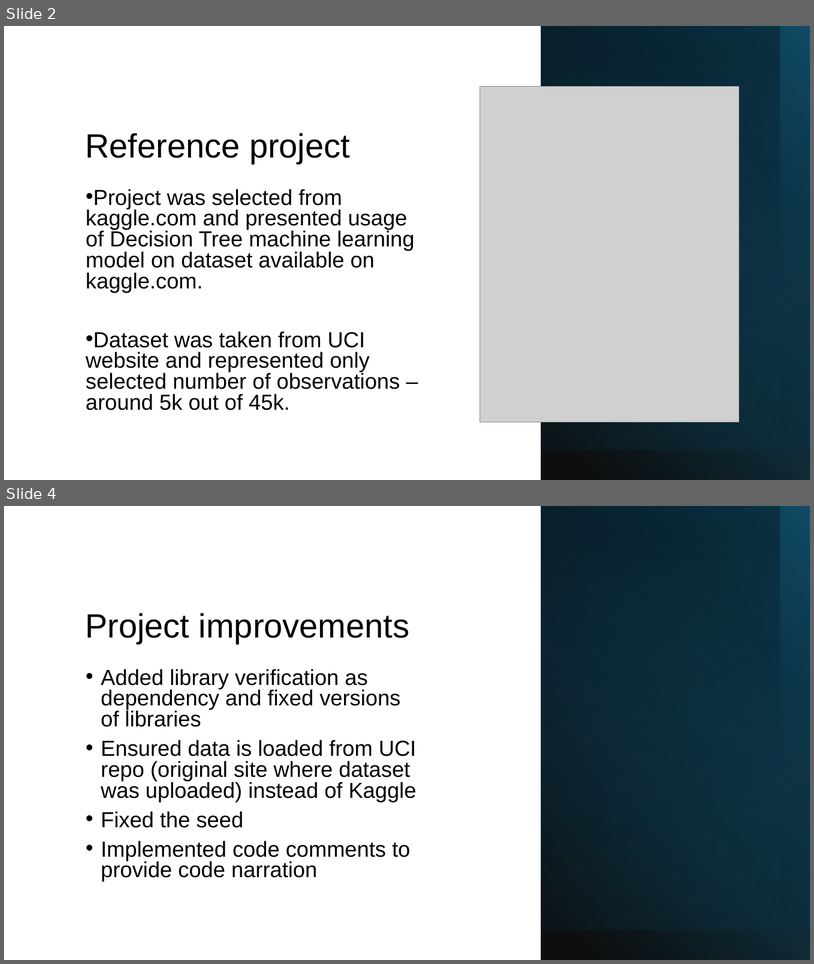
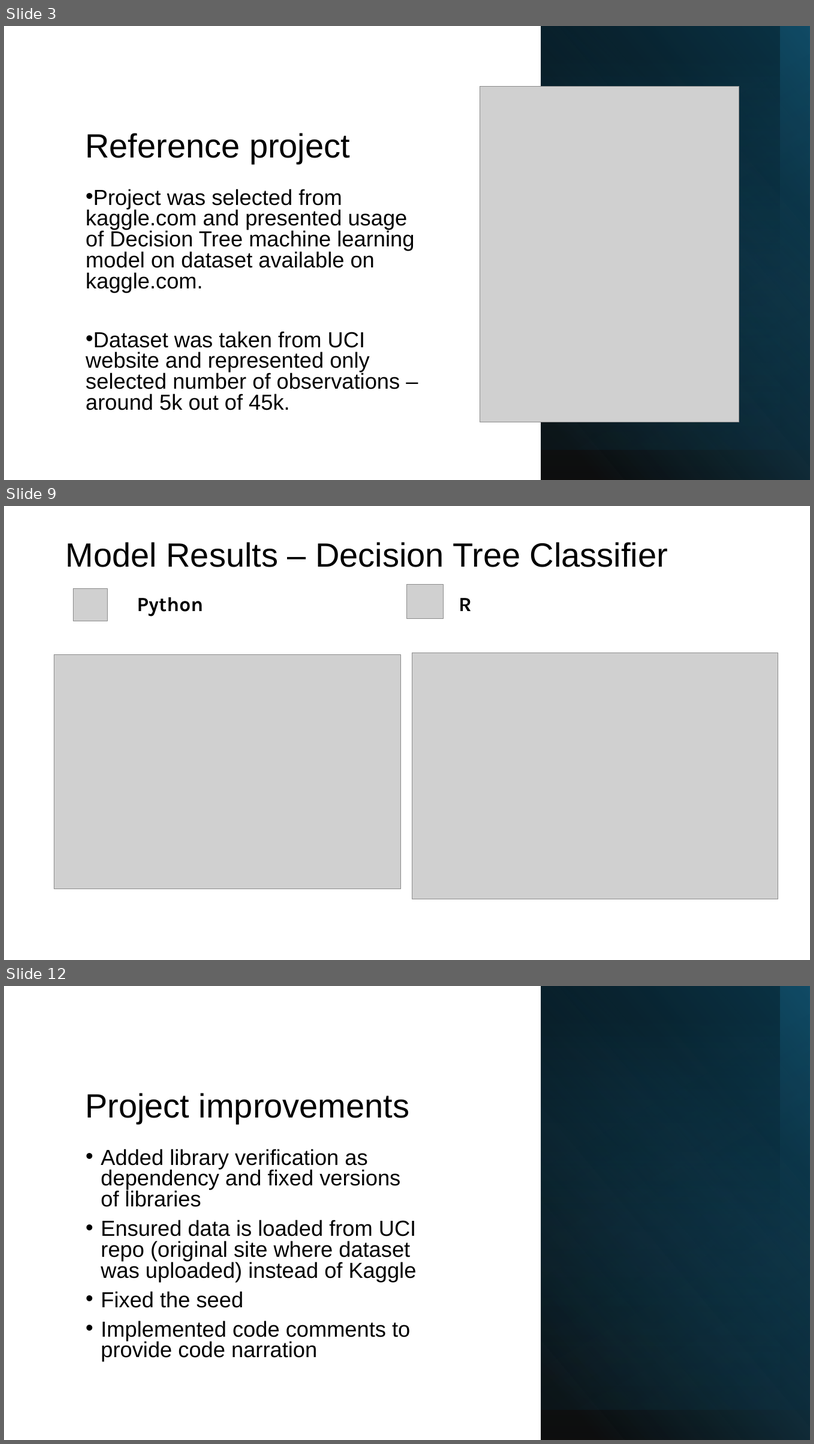
Before and after one commit to WojciechMisiura/RRproject, a slide deck: Slides/RR_project_slides.pptx. Shown one above the other, each under a label of ours: slides 2 and 4 before the commit, slides 3, 9 and 12 after it; the slides between them are not shown. The pictures are 814x964 and 814x1444 pixels, drawn with LibreOffice and Linux fonts; fonts in the diff are those of the drawing; grey boxes stand for pictures. Boxes give left, top, right and bottom in pixels: in the first picture for what was removed or moved away, otherwise in the second. Text is boxed around its words. In the diff, an @@ line names an element or a change of style, - is before the commit and + after.

```diff
--- a/Slides/RR_project_slides.pptx
+++ b/Slides/RR_project_slides.pptx
@@ slide 9 added at box(4, 506, 810, 960), background #FFFFFF @@
@@ title added at box(66, 542, 668, 567), 40 pt, text #000000 @@
+Model Results – Decision Tree Classifier
@@ picture added at box(74, 588, 108, 621) @@
@@ picture added at box(408, 585, 444, 619) @@
@@ text added at box(137, 597, 204, 616), 24 pt, text #000000, bold @@
+Python
@@ text added at box(459, 598, 472, 611), 24 pt, text #000000, bold @@
+R
@@ picture added at box(54, 655, 401, 889) @@
@@ picture added at box(413, 652, 779, 898) @@
@@ what was slide 2 is now slide 3 @@
@@ what was slide 4 is now slide 12 @@
```
Also in this commit, not shown: 1 slide changed, 7 other slides added.
